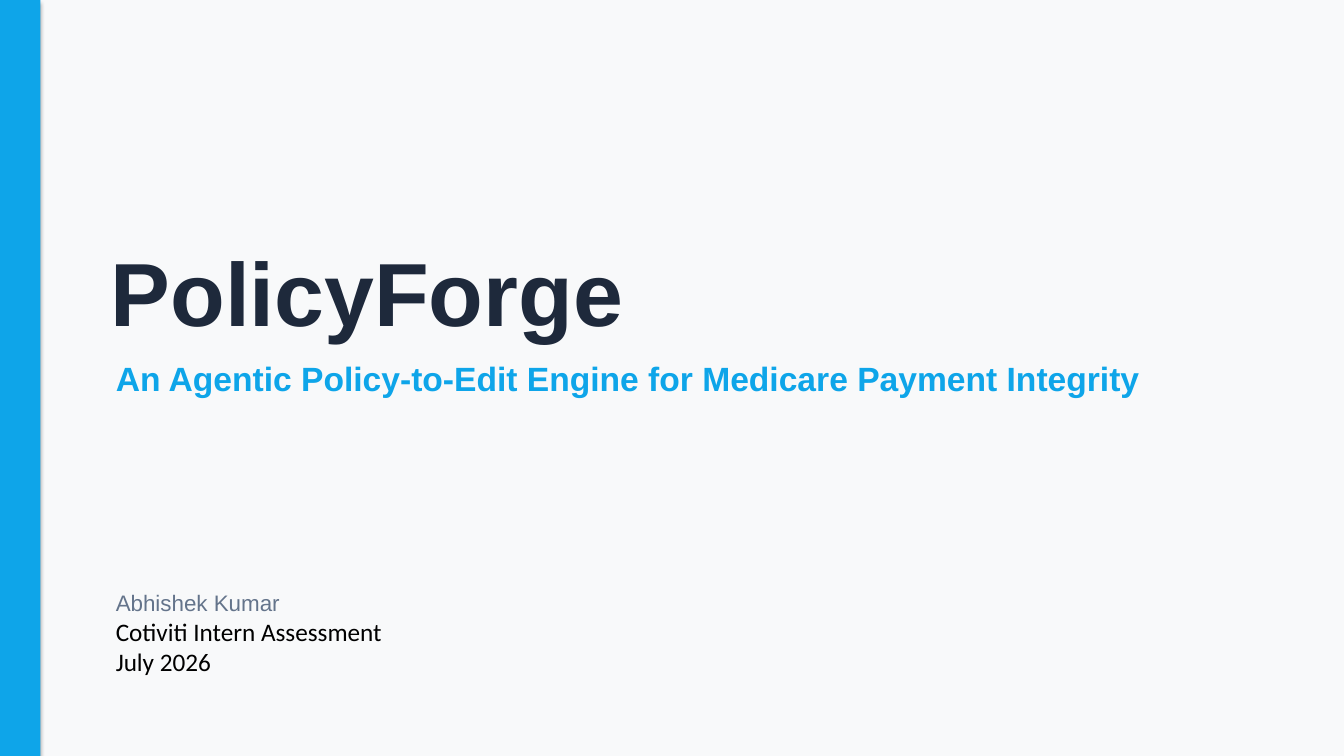
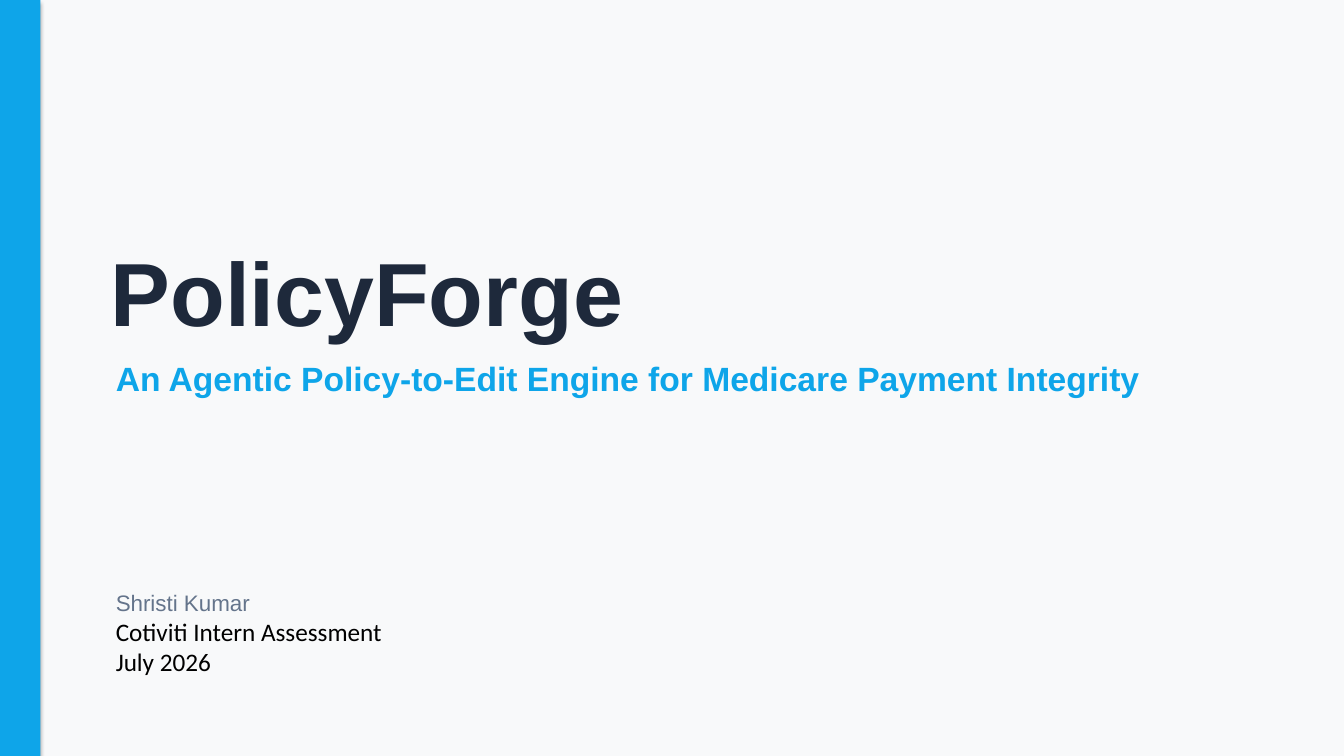
Before and after one commit to shristi-codes/PolicyForge-Multi-agent-LLM-orchestration-for-Clinical-policies., a slide deck: slide 1 of PolicyForge_Presentation.pptx. Drawn at 1344x756 pixels with LibreOffice and Linux fonts; fonts in the diff are those of the drawing. Boxes give left, top, right and bottom in pixels: in the first picture for what was removed or moved away, otherwise in the second. Text is boxed around its words. In the diff, an @@ line names an element or a change of style, - is before the commit and + after.

```diff
--- a/PolicyForge_Presentation.pptx
+++ b/PolicyForge_Presentation.pptx
@@ text at box(116, 595, 382, 675): text changed @@
-Abhishek Kumar
-Cotiviti Intern Assessment
-July 2026
+Shristi Kumar
+Cotiviti Intern Assessment
+July 2026
```
Also in this commit, not shown: 9 other slides changed, 13 other files.
